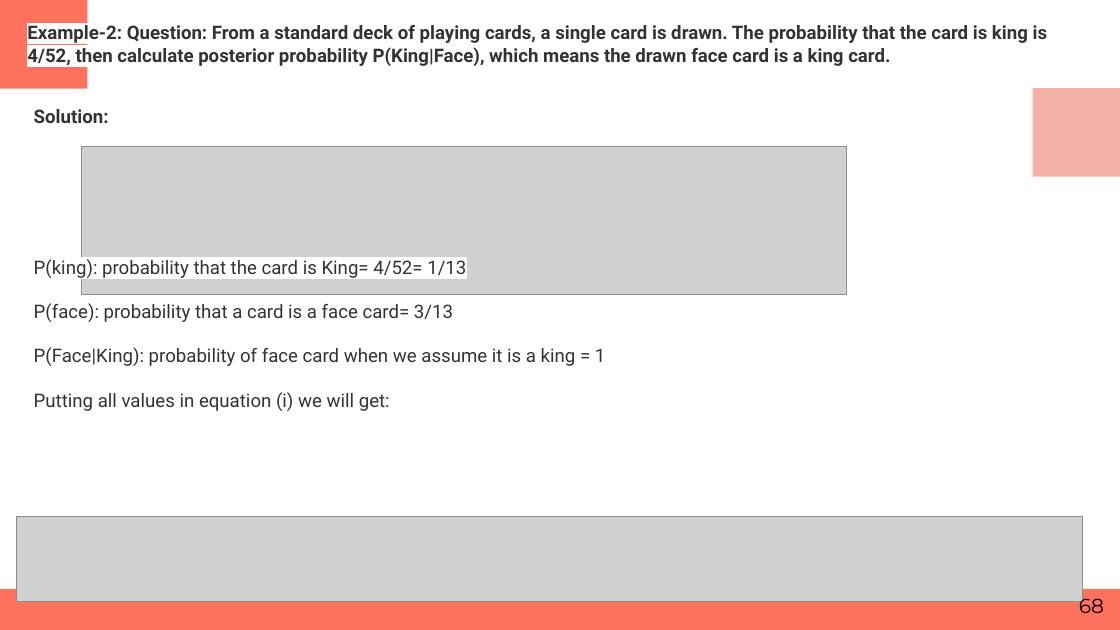
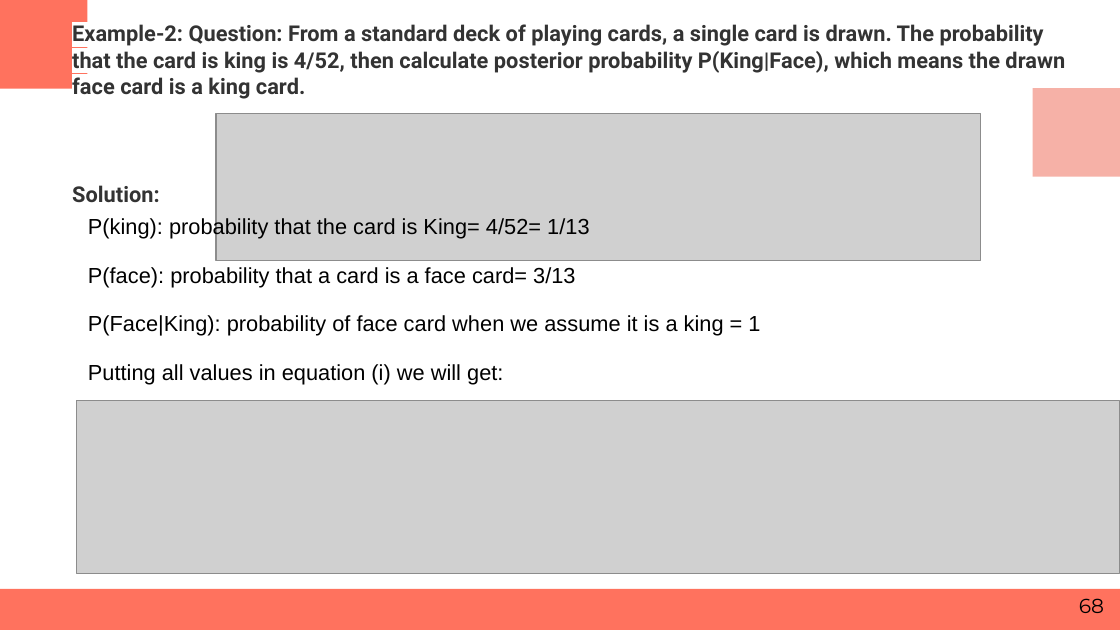
Before and after one commit to RashmivernekarN/ai_with_python_keonics, a slide deck: slide 68 of Module3/Business Statistics.pptx. Drawn at 1120x630 pixels with LibreOffice and Linux fonts; fonts in the diff are those of the drawing; grey boxes stand for pictures. Boxes give left, top, right and bottom in pixels: in the first picture for what was removed or moved away, otherwise in the second. Text is boxed around its words. In the diff, an @@ line names an element or a change of style, - is before the commit and + after.

```diff
--- a/Module3/Business Statistics.pptx
+++ b/Module3/Business Statistics.pptx
@@ text "Example-2: Question: From a standard ...": place and size @@
-text "Example-2: Question: From a standard ..." at (27,22,1048,68)
+text "Example-2: Question: From a standard ..." at (72,21,1065,202)
@@ text at (72,21,1065,99): size 12 to 14 pt @@
@@ text removed at (34,109,109,123) @@
-Solution:
@@ picture: place and size @@
-picture at (82,147,847,295)
+picture at (216,113,981,261)
@@ text at (72,185,160,202): paragraph added @@
+Solution:
@@ text "P(king): probability that the card ...": place and size @@
-text "P(king): probability that the card ..." at (34,259,605,411)
+text "P(king): probability that the card ..." at (88,217,760,385)
@@ text "P(king): probability that the card ..." at (88,217,760,385): size 12 to 14 pt, font Roboto to Arial, text colour #333333 to #000000, highlight #FFFFFF to none @@
@@ picture: place and size @@
-picture at (16,516,1083,601)
+picture at (77,401,1120,573)
```
Also in this commit, not shown: 62 other slides changed, 4 other files.
